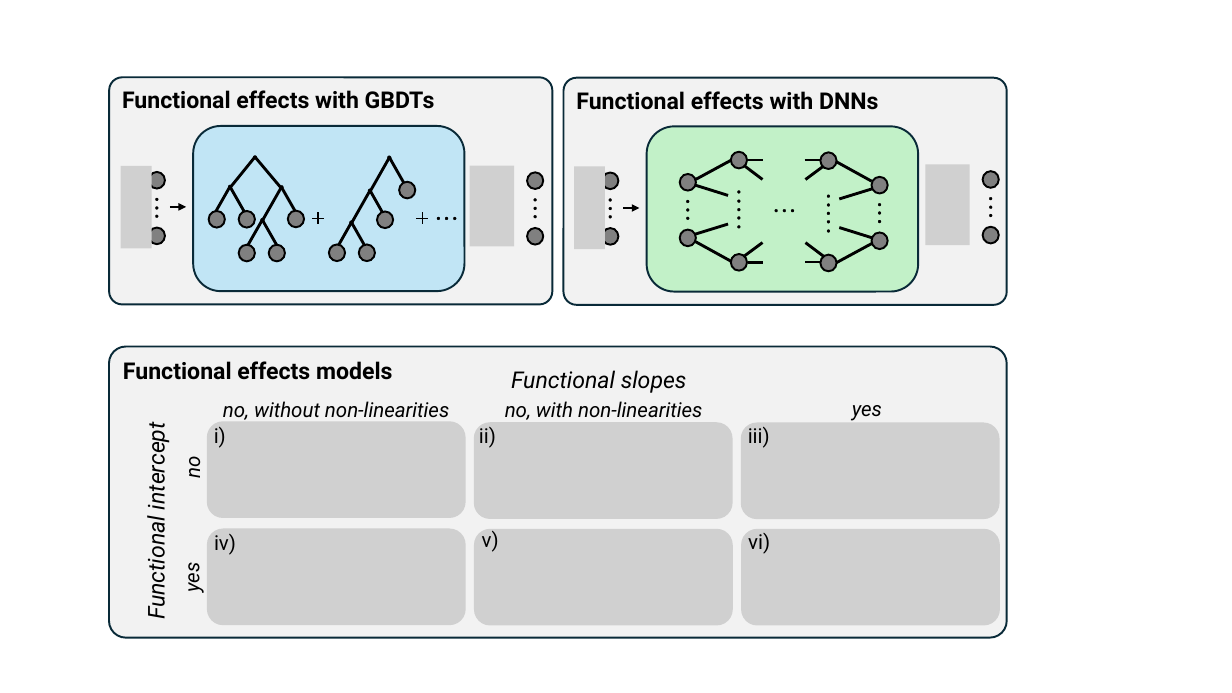
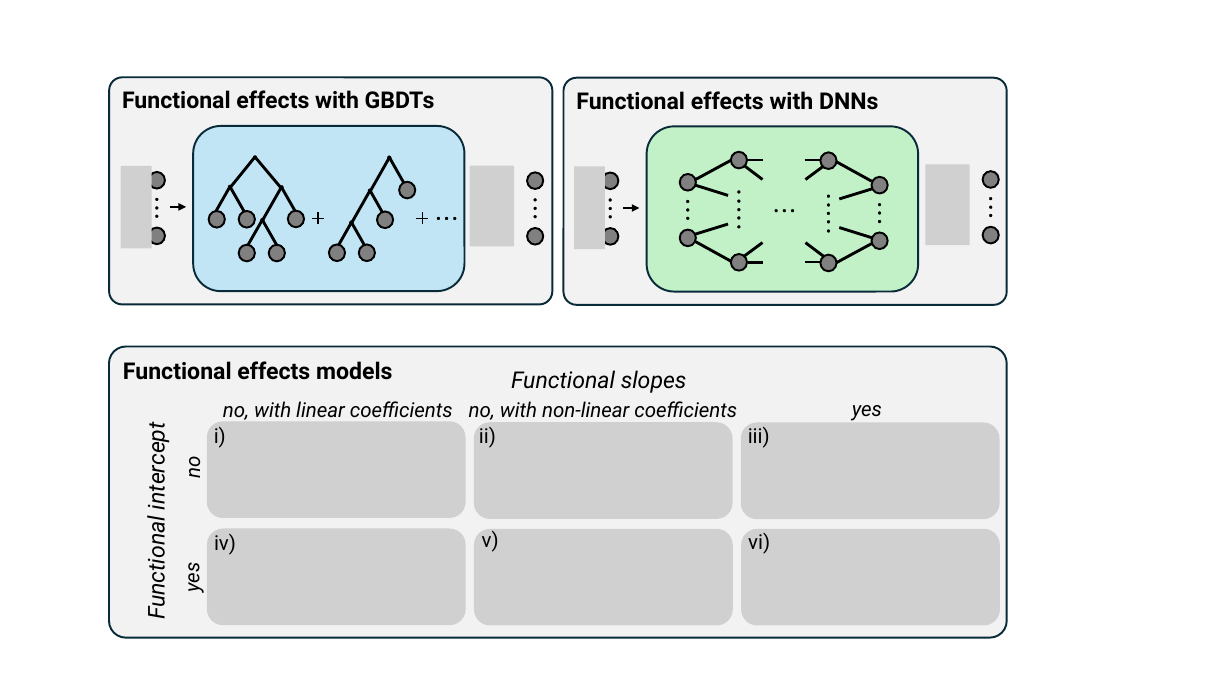
Before and after one commit to big-ucl/functional-effects-model, a slide deck: slide 4 of diagram.pptx. Drawn at 1232x693 pixels with LibreOffice and Linux fonts; fonts in the diff are those of the drawing; grey boxes stand for pictures. Boxes give left, top, right and bottom in pixels: in the first picture for what was removed or moved away, otherwise in the second. Text is boxed around its words. In the diff, an @@ line names an element or a change of style, - is before the commit and + after.

```diff
--- a/diagram.pptx
+++ b/diagram.pptx
@@ text at <box>223,401,453,420</box>: text changed @@
-no, without non-linearities
+no, with linear coefficients
@@ text at <box>469,401,737,420</box>: text changed @@
-no, with non-linearities
+no, with non-linear coefficients
```
Also in this commit, not shown: 1 slide added, 1 slide removed, 4 other files.
